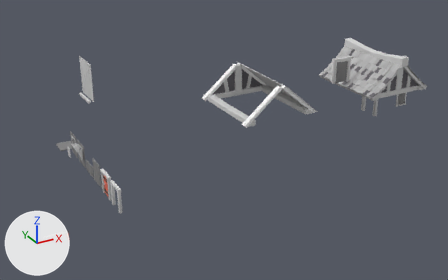
A saved change to the Blender file Project/Blender/HouseParts.blend.
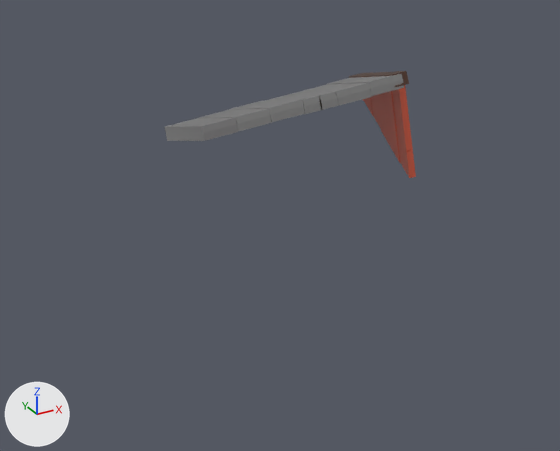
The first picture shows the older version from a 50 mm lens placed at (-33.2, -35.8, 18.3), pointed at (-9.2, 7.7, -3.4). The close-ups show both versions on the part from 6% to 19% of the width and 80% to 97% of the height of that picture; other places that the commit changed are outside them. The axes (+X, +Y, +Z) are drawn at lower left. The lights are the same throughout.

Names of what the first close-up shows: 'Door_02.003', 'Door_02.008'.
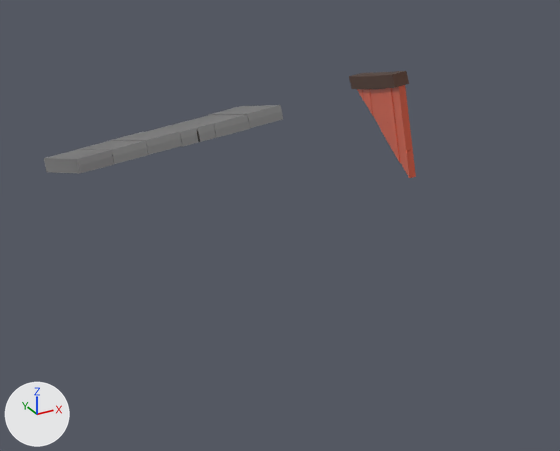
Where the newer file only moved an object's origin or applied its transform, the numbers keep the older frame.

What changed in the scene script:
```text
Change ob_door_02_008:
    ob_door_02_008.location: (-24.273, 9.783, -9.605) -> (-25.309, 9.783, -9.605)
```

Changed parts and their boxes (x1, y1, x2, y2) in the close-ups (560 x 451 px):
'Door_02.008', moved: before (164, 74, 404, 141); after (44, 105, 283, 174)
